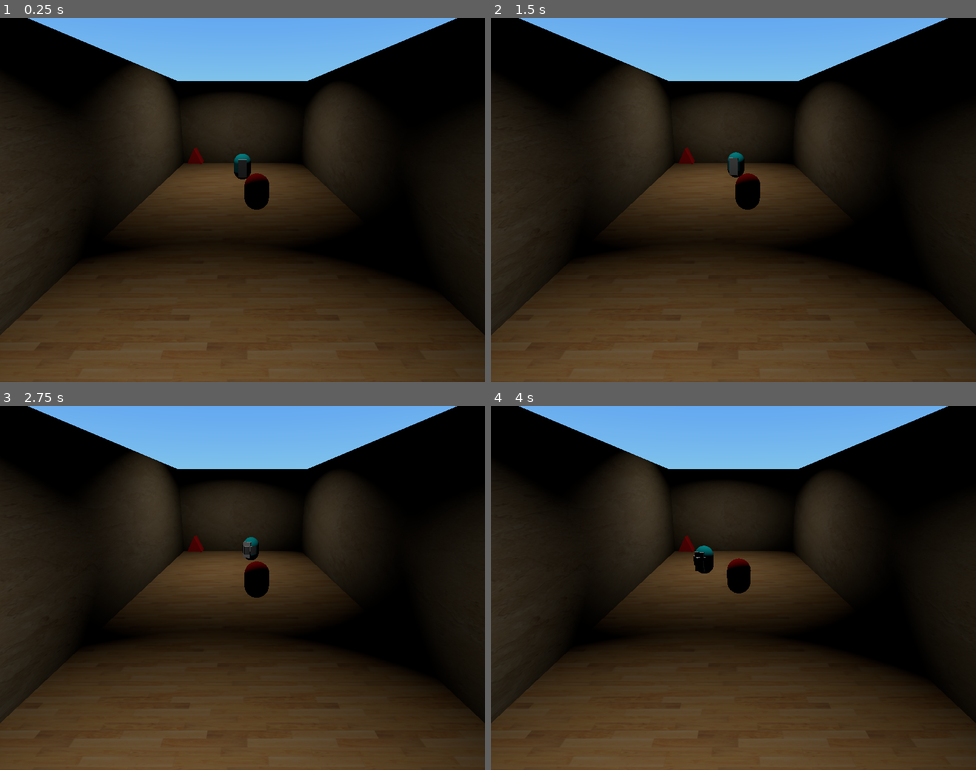
Above: before the commit, frames 1-4 (two rows, left to right).
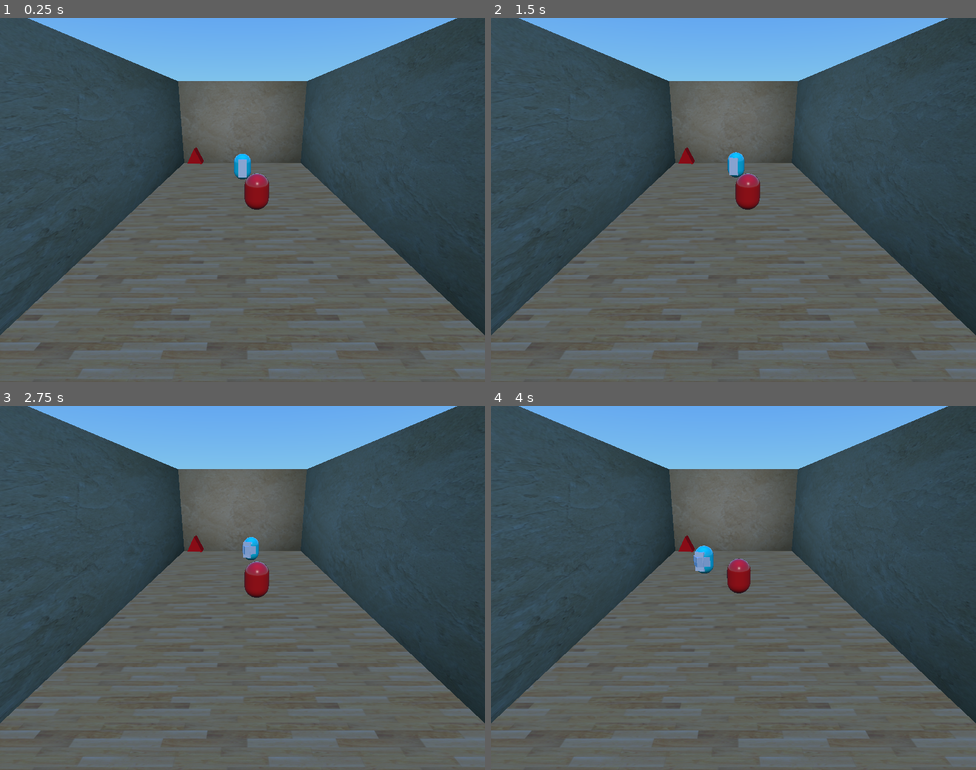
Above: after the commit, the same moments.

Repository: marconvcm/z1k4
Game: Godot game, scene res://Scenes/World.tscn
The game is run twice, just before and just after one commit, with the same random seed, the same clock (stepped at 60 frames per second) and the same inputs.
Inputs:
- Up to frame 1 (0.25 s): no input
- Up to frame 2 (1.5 s): tap Enter (ui_accept) at 0.5, 0.77 s; hold Right (ui_right) 0.53-1.28 s; hold Ctrl (wield) 0.53-1.28 s; hold Down (ui_down) from 1.28 s (still down); tap Ctrl (wield) at 1.35 s
- Up to frame 3 (2.75 s): tap Enter (ui_accept) at 1.52 s; release Down (ui_down) at 2.03 s; hold Right (ui_right) from 2.03 s (still down); hold Ctrl (wield) from 2.03 s (still down)
- Up to frame 4 (4 s): tap Enter (ui_accept) at 2.75, 3.02, 3.77 s; release Right (ui_right) at 2.78 s; release Ctrl (wield) at 2.78 s; hold Up (ui_up) 2.78-3.53 s; tap Ctrl (wield) at 2.85 s; hold Left (ui_left) from 3.53 s (still down); hold Ctrl (wield) from 3.53 s (still down)

The runs differ from the first frame. In frame 1, 90% of the frame differs, in the area x 0-100%, y 0-100%; in frame 2, 90%; in frame 3, 90%; in frame 4, 90%.

Commit message:
Remove light and database adjustment

Diff:
--- a/Scenes/World.tscn
+++ b/Scenes/World.tscn
@@ -8,17 +8,6 @@
 [ext_resource path="res://Scenes/Interest.tscn" type="PackedScene" id=6]
 
 [sub_resource type="BoxShape" id=1]
-
-[sub_resource type="GIProbeData" id=2]
-bounds = AABB( -24.9205, -14.5168, -37.1378, 49.841, 29.0336, 74.2756 )
-cell_size = 0.580278
-to_cell_xform = Transform( 1.72331, 0, 0, 0, 1.72331, 0, 0, 0, 1.72331, 42.9458, 25.017, 64 )
-dynamic_data = PoolIntArray( 0, 8, 128, 64, 128, 1, 0, 0, 0, 1056964608, 1059760811, 1056964608, 1051372203, 1056964608, 1065353216, 1056964608, -1, -1, -1, -1, -1, -1, -1, -1, 0, 0, 8355711, 0 )
-dynamic_range = 4
-energy = 0.0
-bias = 1.5
-normal_bias = 0.0
-propagation = 0.7
 
 [node name="World" type="Node"]
 pause_mode = 1
@@ -104,36 +93,6 @@
 is_door = true
 next_scene_path = "res://Scenes/Debug.tscn"
 
-[node name="SpotLight3" type="SpotLight" parent="."]
-transform = Transform( 1, 0, 0, 0, -0.0141465, 0.9999, 0, -0.9999, -0.0141465, -19.4289, 15.9914, -37.8534 )
-light_energy = 1.24
-light_specular = 1.0
-spot_range = 21.8
-spot_angle = 65.2
-
-[node name="SpotLight4" type="SpotLight" parent="."]
-transform = Transform( 1, 0, 0, 0, -0.0141465, 0.9999, 0, -0.9999, -0.0141465, 1.80657, 15.9914, -1.72548 )
-light_energy = 0.59
-light_specular = 1.0
-spot_range = 21.8
-spot_angle = 65.2
-
-[node name="SpotLight5" type="SpotLight" parent="."]
-transform = Transform( 1, 0, 0, 0, -0.0141465, 0.9999, 0, -0.9999, -0.0141465, 1.80657, 15.9914, -30.6014 )
-light_energy = 1.24
-light_specular = 1.0
-spot_range = 21.8
-spot_angle = 65.2
-
-[node name="GIProbe" type="GIProbe" parent="."]
-transform = Transform( 1, 0, 0, 0, 1, 0, 0, 0, 1, -8.25356, 10.4341, -10.2363 )
-extents = Vector3( 24.9205, 14.5168, 37.1378 )
-energy = 0.0
-data = SubResource( 2 )
-__meta__ = {
-"_edit_lock_": true
-}
-
 [node name="Area3" parent="." instance=ExtResource( 6 )]
 transform = Transform( 0.999907, -0.0136267, 0, 0.0136267, 0.999907, 0, 0, 0, 1, 6.50508, 2.31719, 6.1892 )
 is_item = true
Not shown: 1 places in Scenes/World.tscn that only renumber resources
